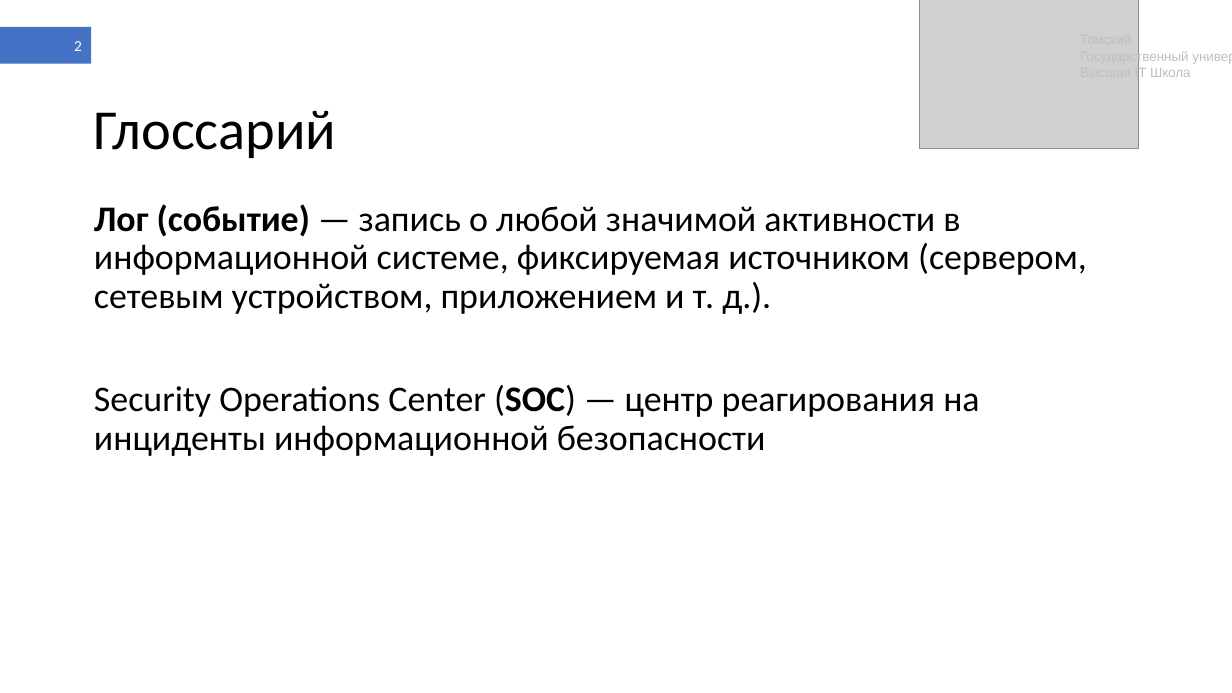
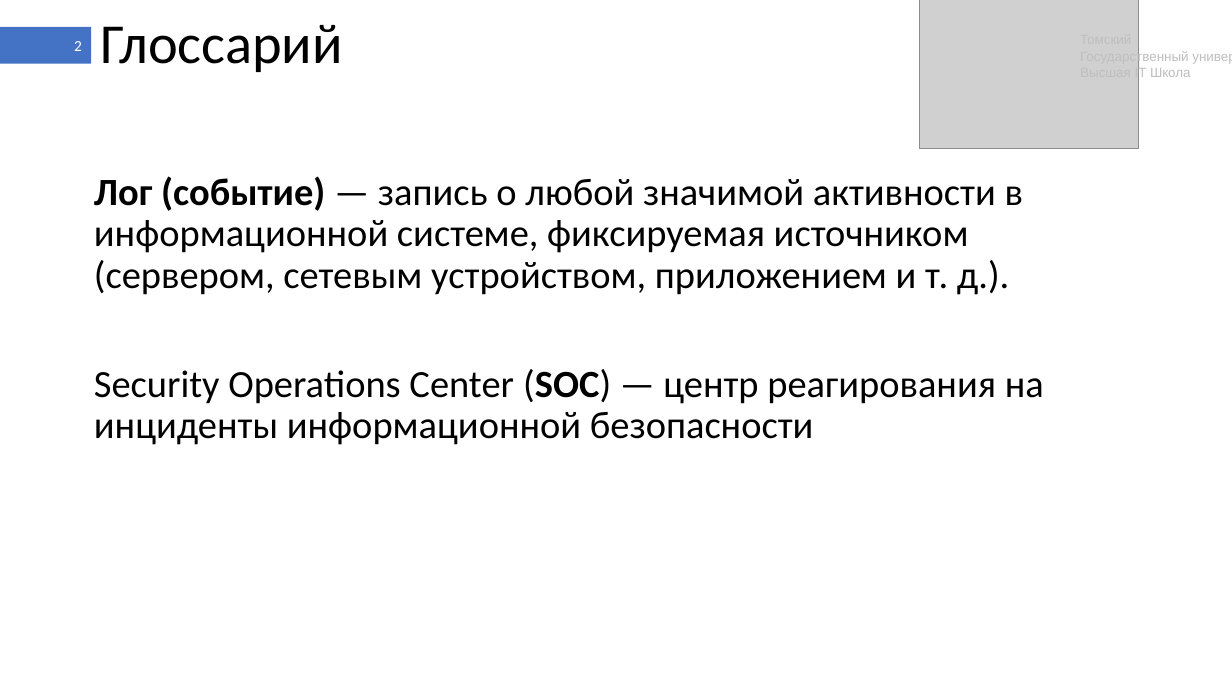
Before and after one commit to shameoff/GraduateWork, a slide deck: slide 2 of Презентация ВКР (в шаблоне).pptx. Drawn at 1232x693 pixels with LibreOffice and Linux fonts; fonts in the diff are those of the drawing; grey boxes stand for pictures. Boxes give left, top, right and bottom in pixels: in the first picture for what was removed or moved away, otherwise in the second. Text is boxed around its words. In the diff, an @@ line names an element or a change of style, - is before the commit and + after.

```diff
--- a/Презентация ВКР (в шаблоне).pptx
+++ b/Презентация ВКР (в шаблоне).pptx
@@ title "Глоссарий" moved from (x1=94, y1=111, x2=336, y2=158) to (x1=101, y1=25, x2=343, y2=72) @@
@@ text "Лог (событие) — запись о ..." moved from (x1=94, y1=204, x2=1087, y2=456) to (x1=94, y1=176, x2=1044, y2=445) @@
@@ text "Лог (событие) — запись о ..." at (x1=94, y1=176, x2=1044, y2=445): size 28 to 30 pt @@
```
Also in this commit, not shown: 38 other slides changed, 1 other file.
